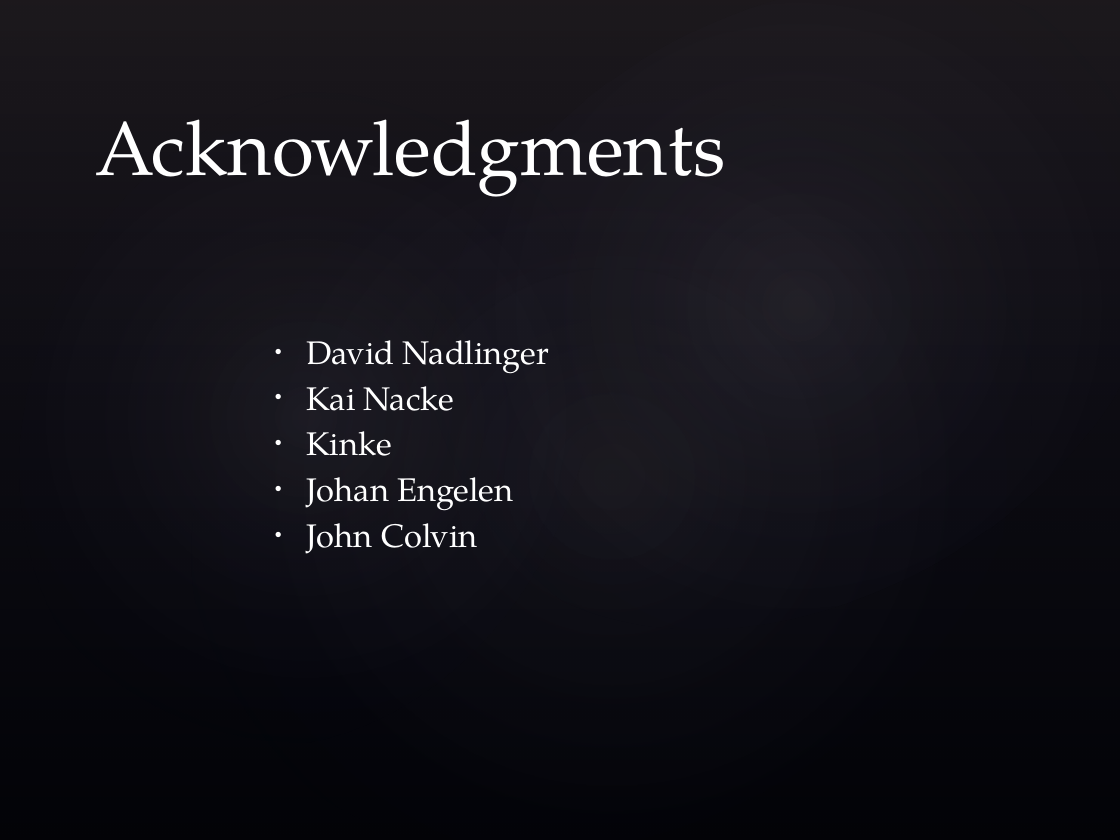
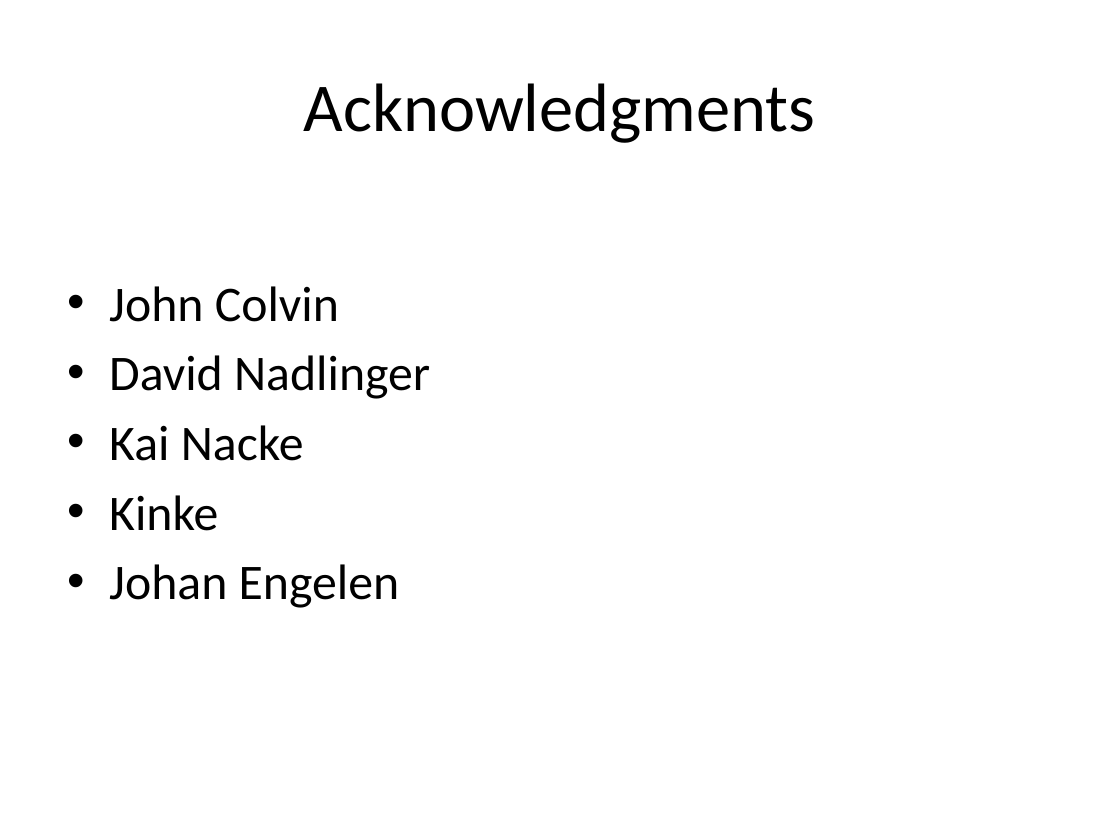
Before and after one commit to dlang/dconf.org, a slide deck: slide 24 of 2017/talks/wilson.pptx (slide 28 before the commit). Drawn at 1120x840 pixels with LibreOffice and Linux fonts; fonts in the diff are those of the drawing; background and template pictures are left out. Boxes give left, top, right and bottom in pixels: in the first picture for what was removed or moved away, otherwise in the second. Text is boxed around its words. In the diff, an @@ line names an element or a change of style, - is before the commit and + after.

```diff
--- a/2017/talks/wilson.pptx
+++ b/2017/talks/wilson.pptx
@@ background picture (left out) to #FFFFFF @@
@@ rectangle removed at bbox=[0, 0, 1120, 840] @@
@@ ellipse removed at bbox=[0, 0, 696, 840] @@
@@ ellipse removed at bbox=[51, 0, 1120, 840] @@
@@ ellipse removed at bbox=[307, 0, 1120, 761] @@
@@ title "Acknowledgments": place and size @@
-title "Acknowledgments" at bbox=[95, 119, 725, 197]
+title "Acknowledgments" at bbox=[304, 83, 816, 143]
@@ title "Acknowledgments" at bbox=[304, 83, 816, 143]: size 49 to 44 pt, font TeX Gyre Pagella to Calibri, text colour #FFFFFF to #000000; alignment left to centre; vertical alignment bottom to middle @@
@@ text "John Colvin": place and size @@
-text "John Colvin" at bbox=[306, 340, 549, 554]
+text "John Colvin" at bbox=[109, 286, 430, 608]
@@ text "John Colvin" at bbox=[109, 286, 430, 608]: vertical alignment middle to top @@
@@ text at bbox=[109, 286, 339, 322]: paragraph added @@
+• John Colvin
@@ text at bbox=[109, 355, 430, 608]: size 21 to 32 pt, font TeX Gyre Pagella to Calibri, text colour #FFFFFF to #000000 in "David Nadlinger", "Kai Nacke", "Kinke", "Johan Engelen"; indent changed; more space between paragraphs @@
@@ text at bbox=[306, 523, 478, 554]: paragraph removed @@
-• John Colvin
```
Also in this commit, not shown: 21 other slides changed, 3 slides added, 7 slides removed, 1 other file.
